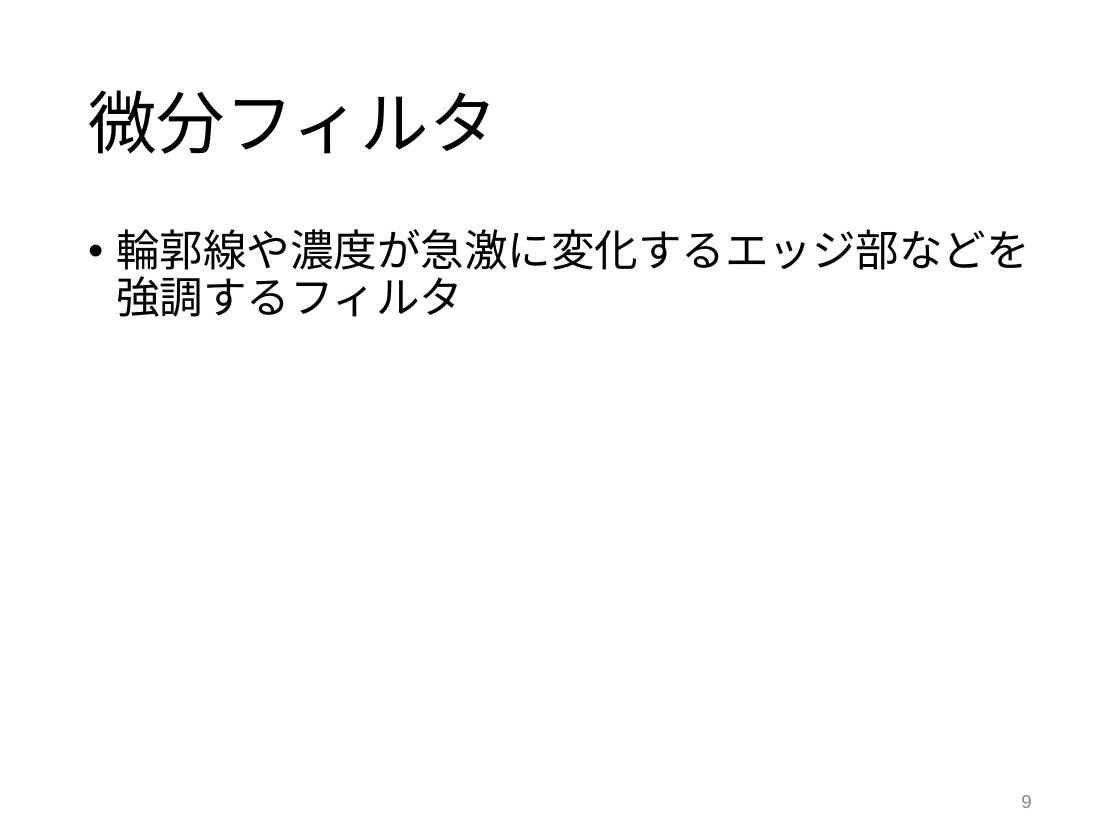
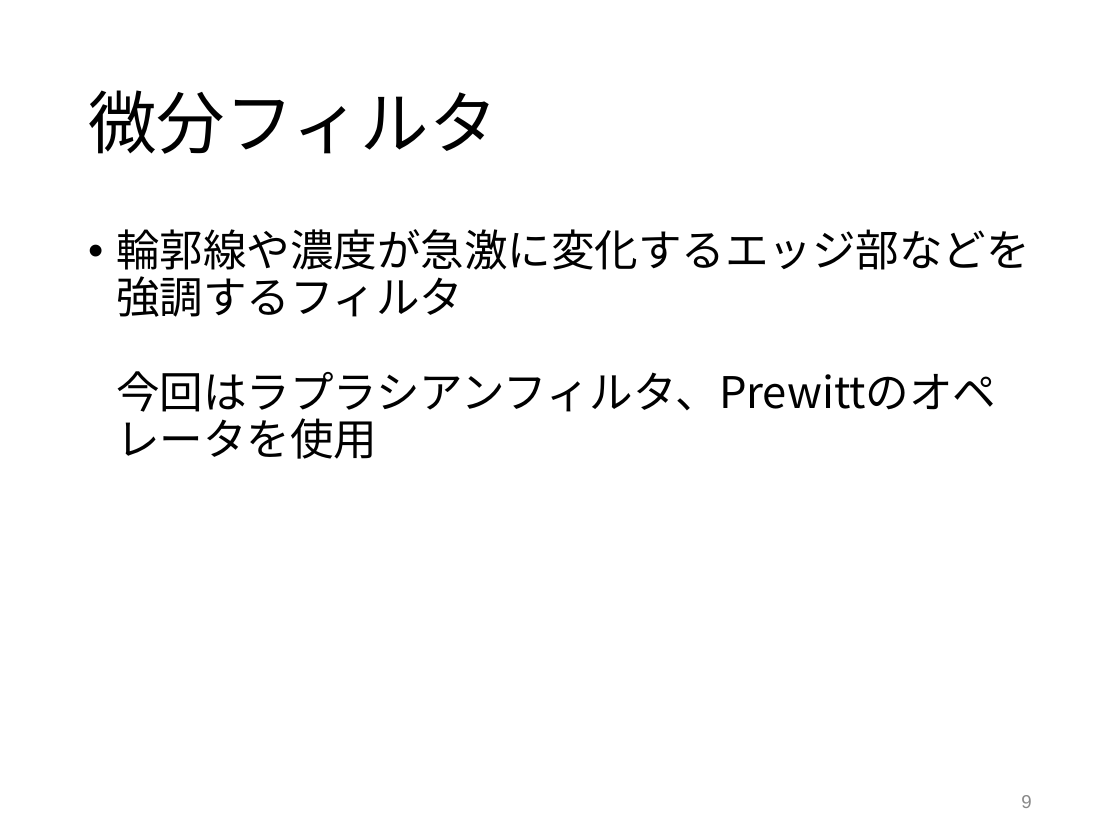
Before and after one commit to tamu0106/IN4_exp, a slide deck: slide 9 of exp_c/slide/exp_C.pptx. Drawn at 1120x840 pixels with LibreOffice and Linux fonts; fonts in the diff are those of the drawing. Boxes give left, top, right and bottom in pixels: in the first picture for what was removed or moved away, otherwise in the second. Text is boxed around its words. In the diff, an @@ line names an element or a change of style, - is before the commit and + after.

```diff
--- a/exp_c/slide/exp_C.pptx
+++ b/exp_c/slide/exp_C.pptx
@@ text at (x1=116, y1=229, x2=1029, y2=412): text changed @@
-• 輪郭線や濃度が急激に変化するエッジ部などを
-  強調するフィルタ
+• 輪郭線や濃度が急激に変化するエッジ部などを
+  強調するフィルタ
+  今回はラプラシアンフィルタ、Prewittのオペレータを使用
```
Also in this commit, not shown: 2 other slides changed, 1 other file.
